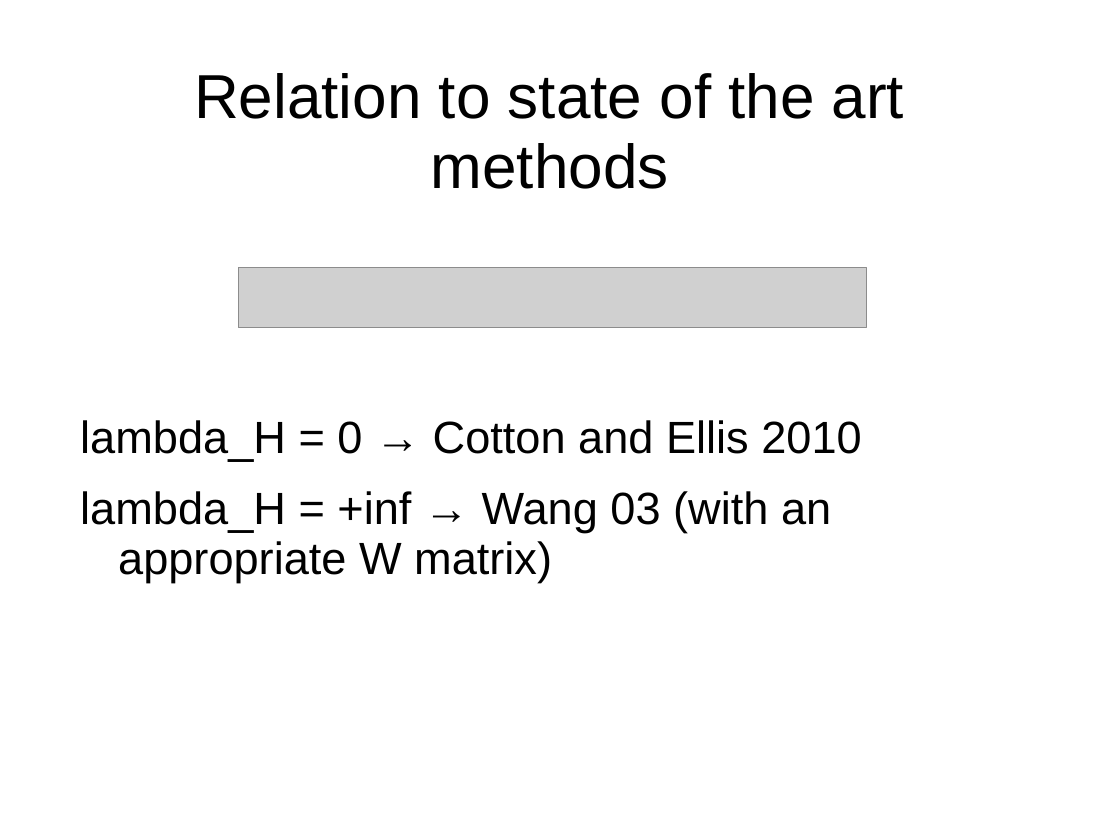
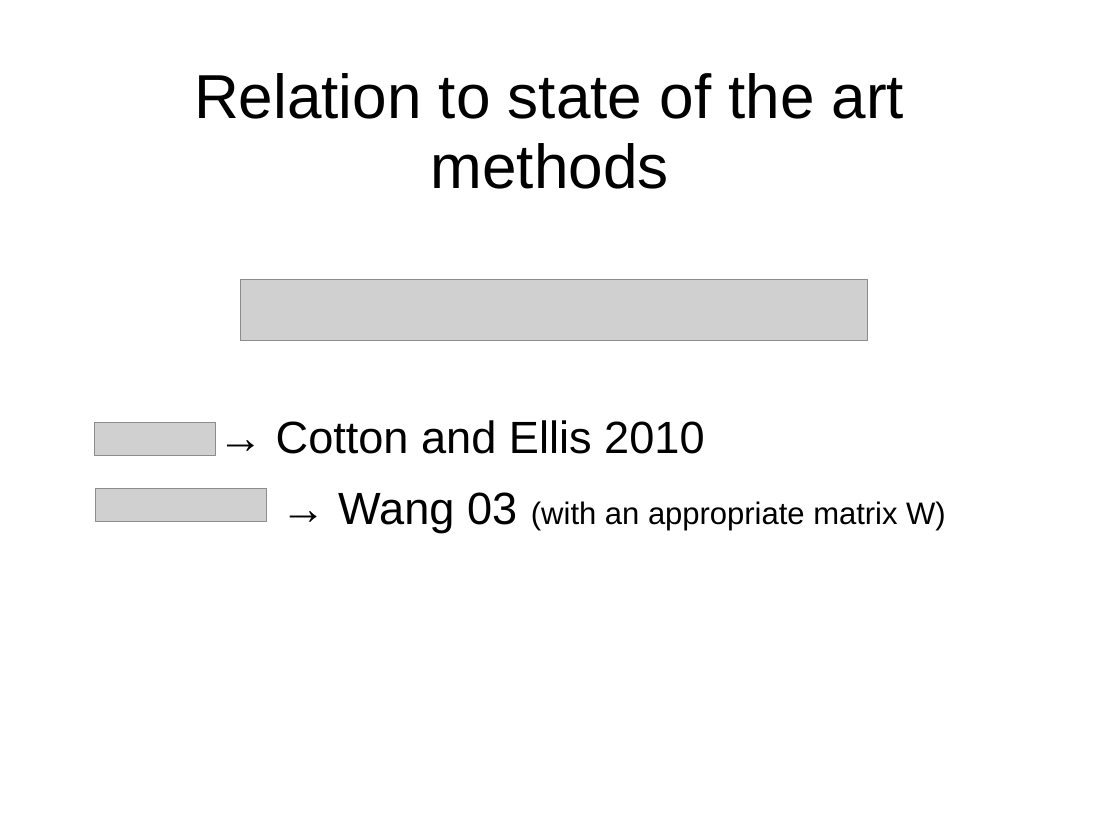
Before and after one commit to mmoussallam/audio-sketch, a slide deck: slide 18 of src/icassp14_fgpt/icassp14/slides.ppt. Drawn at 1120x840 pixels with LibreOffice and Linux fonts; fonts in the diff are those of the drawing; grey boxes stand for pictures; background and template pictures are left out. Boxes give left, top, right and bottom in pixels: in the first picture for what was removed or moved away, otherwise in the second. Text is boxed around its words. In the diff, an @@ line names an element or a change of style, - is before the commit and + after.

```diff
--- a/src/icassp14_fgpt/icassp14/slides.ppt
+++ b/src/icassp14_fgpt/icassp14/slides.ppt
@@ picture: place and size @@
-picture at [239, 267, 867, 328]
+picture at [240, 281, 868, 341]
@@ picture added at [95, 423, 215, 456] @@
@@ text at [276, 420, 946, 532]: text changed @@
-lambda_H = 0 → Cotton and Ellis 2010
-lambda_H = +inf → Wang 03 (with an appropriate W matrix)
+→ Cotton and Ellis 2010
+→ Wang 03 (with an appropriate matrix W)
@@ picture added at [96, 488, 266, 521] @@
```
Also in this commit, not shown: 4 other slides changed, 5 slides added.
